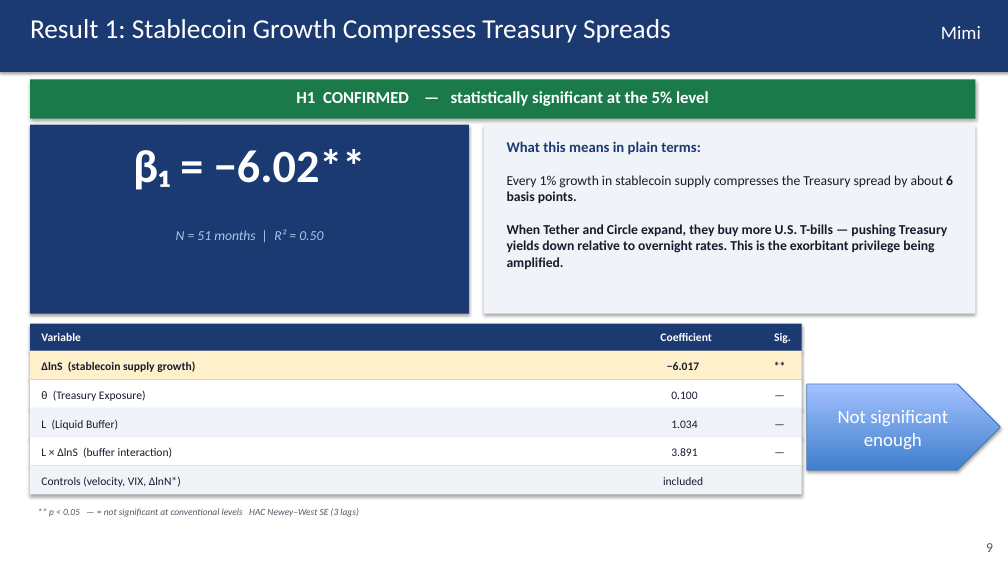
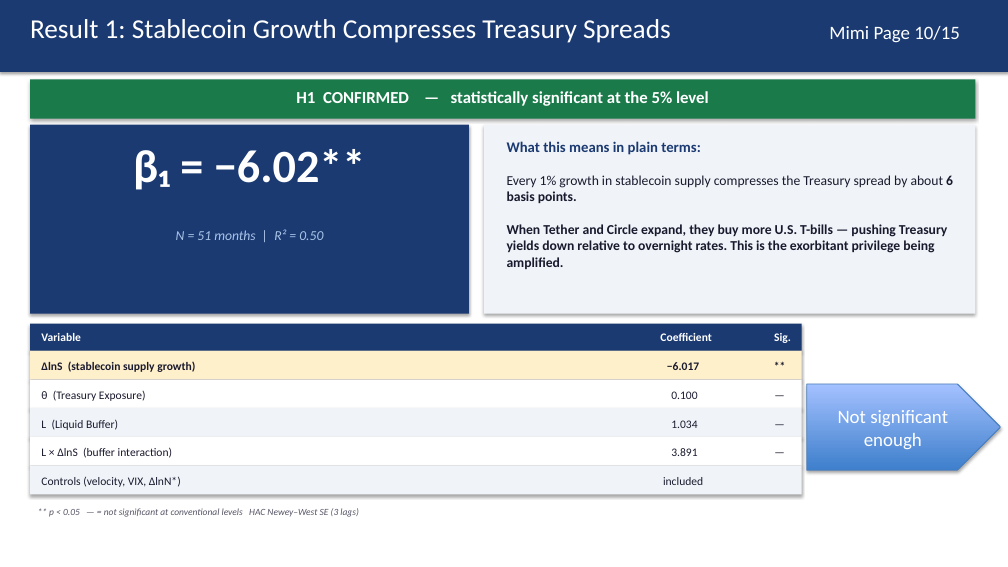
Before and after one commit to kimmireu0921/Stablecoins-and-the-Exorbitant-Privilege, a slide deck: slide 10 of FINAL_0512_Stablecoin_Exorbitant_Privilege.pptx. Drawn at 1008x567 pixels with LibreOffice and Linux fonts; fonts in the diff are those of the drawing. Boxes give left, top, right and bottom in pixels: in the first picture for what was removed or moved away, otherwise in the second. Text is boxed around its words. In the diff, an @@ line names an element or a change of style, - is before the commit and + after.

```diff
--- a/FINAL_0512_Stablecoin_Exorbitant_Privilege.pptx
+++ b/FINAL_0512_Stablecoin_Exorbitant_Privilege.pptx
@@ text added at (829,26,960,43), 18 pt, text #FFFFFF @@
+Mimi Page 10/15
@@ text removed at (941,26,981,39) @@
-Mimi
@@ text removed at (986,543,993,552) @@
-9
```
Also in this commit, not shown: 12 other slides changed.
